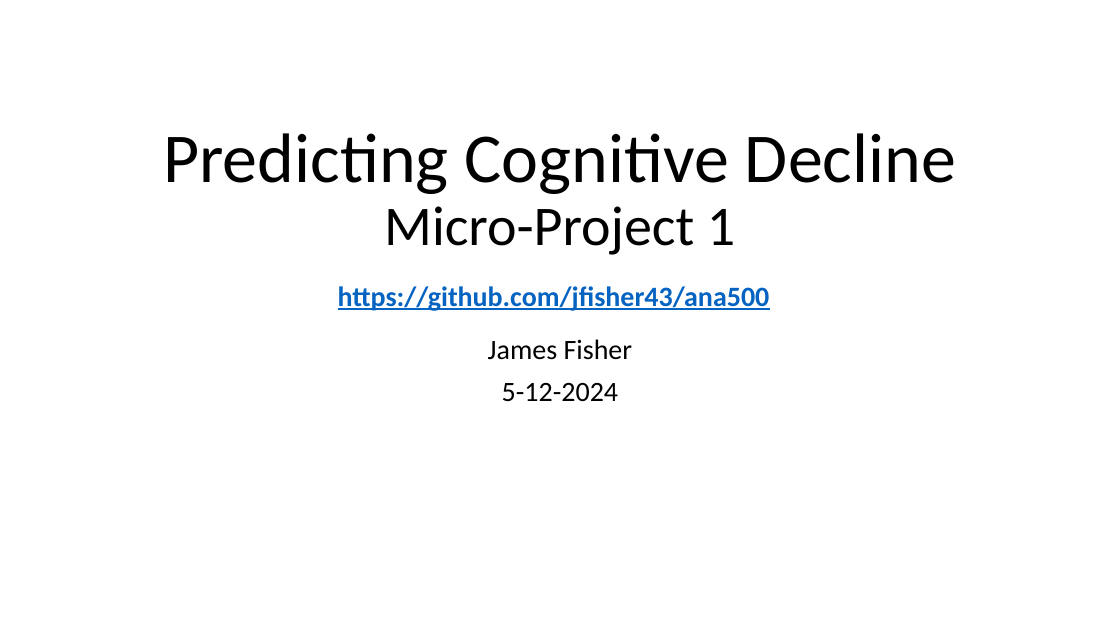
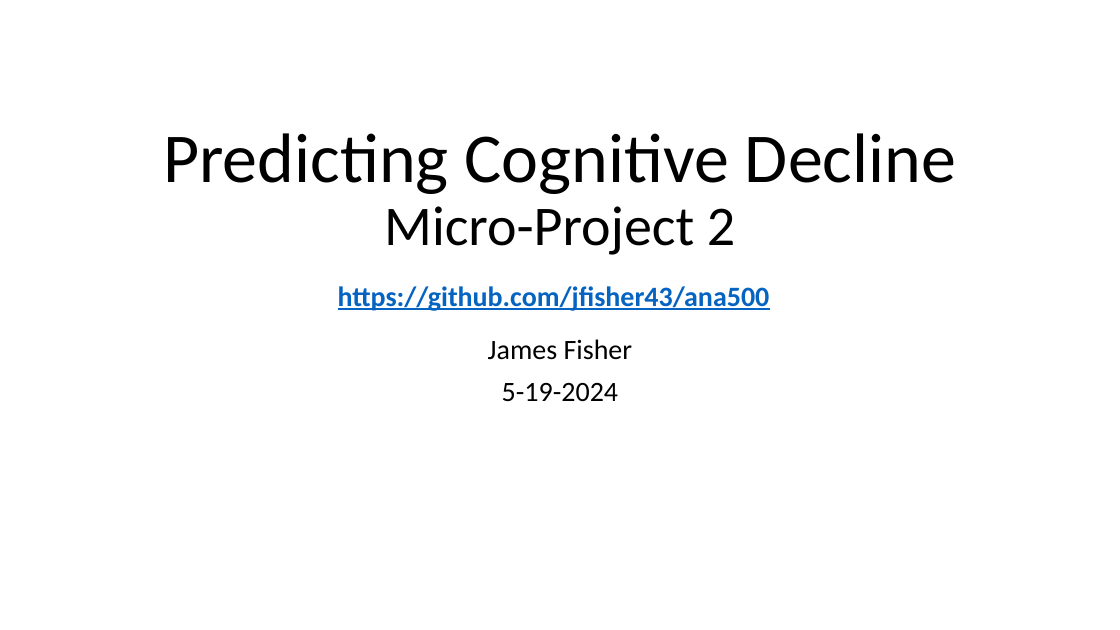
Before and after one commit to jfisher43/ana500, a slide deck: slide 1 of FisherJ_ANA500_Micro-Project_template.pptx. Drawn at 1120x630 pixels with LibreOffice and Linux fonts; fonts in the diff are those of the drawing. Boxes give left, top, right and bottom in pixels: in the first picture for what was removed or moved away, otherwise in the second. Text is boxed around its words. In the diff, an @@ line names an element or a change of style, - is before the commit and + after.

```diff
--- a/FisherJ_ANA500_Micro-Project_template.pptx
+++ b/FisherJ_ANA500_Micro-Project_template.pptx
@@ title at (163, 133, 956, 311): text changed @@
-Predicting Cognitive Decline
-Micro-Project 1
-https://github.com/jfisher43/ana500
+Predicting Cognitive Decline
+Micro-Project 2
+https://github.com/jfisher43/ana500
@@ subtitle at (502, 383, 618, 402): text changed @@
-5-12-2024
+5-19-2024
```
Also in this commit, not shown: 5 other slides changed, 4 slides added, 1 slide removed, 3 other files.
